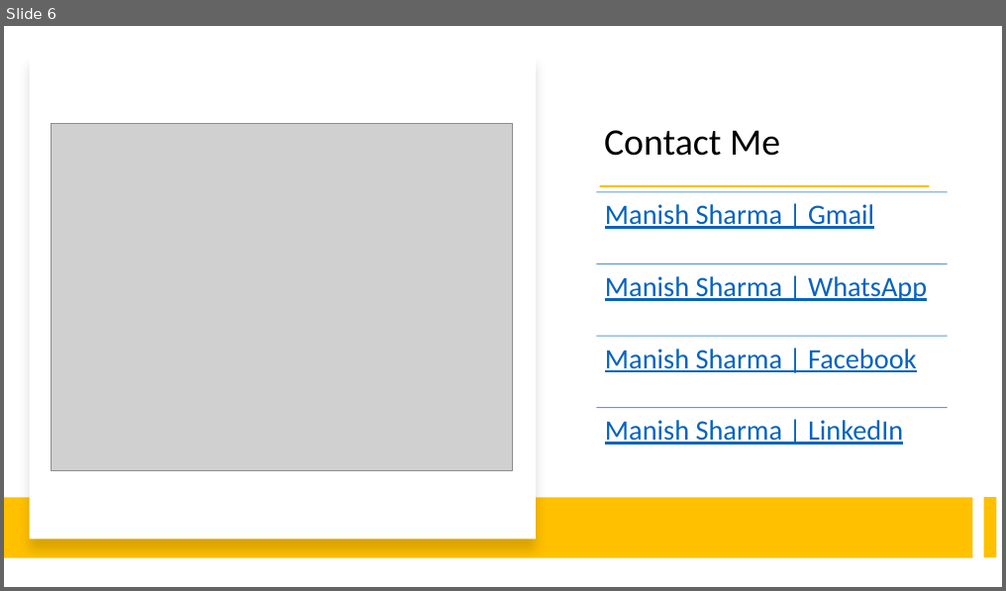
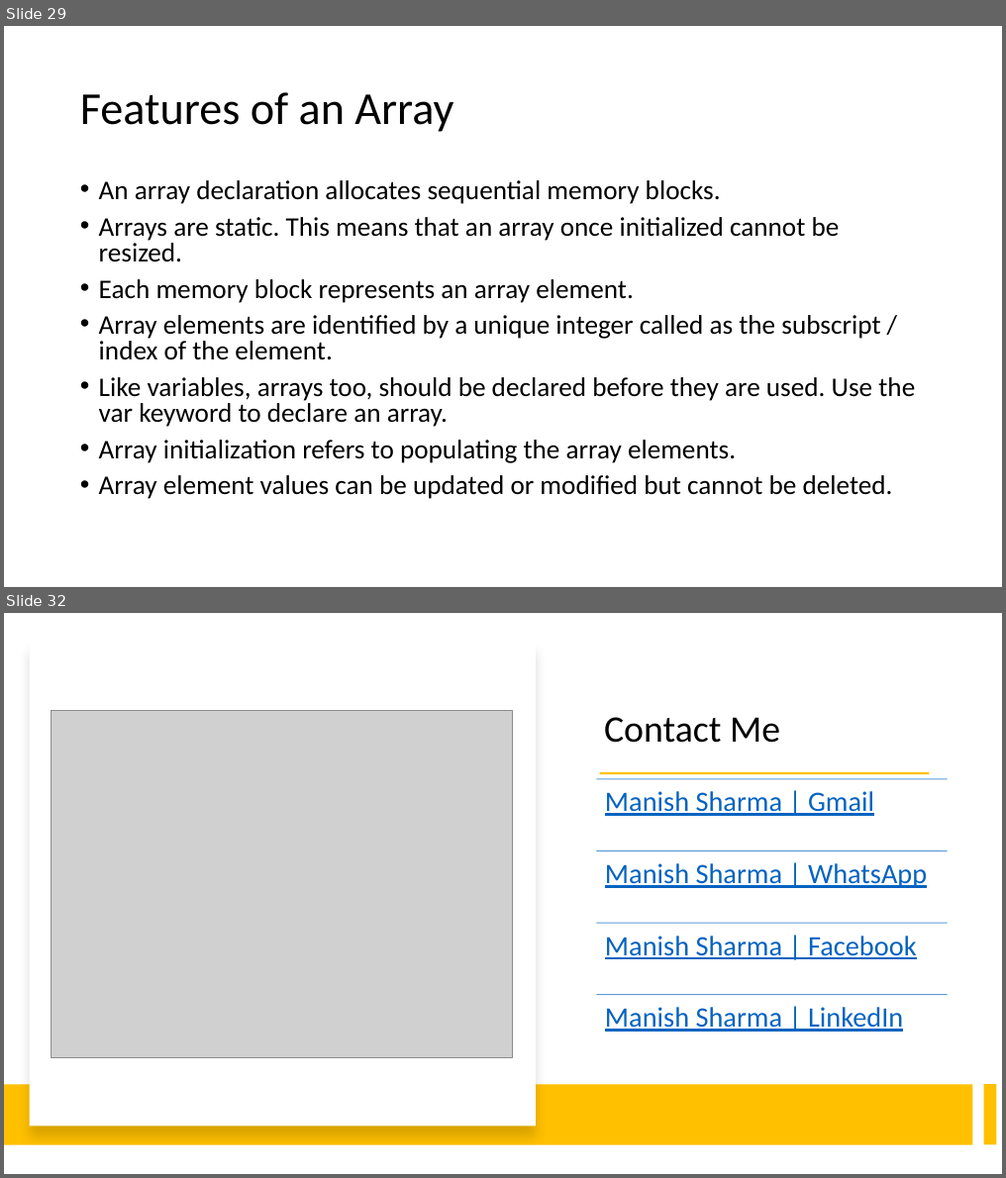
Before and after one commit to manishvbn/TypeScript_Jun22, a slide deck: Notes/TypeScript.pptx. Shown one above the other, each under a label of ours: slide 6 before the commit, slides 29 and 32 after it; the slides between them are not shown. The pictures are 1006x591 and 1006x1178 pixels, drawn with LibreOffice and Linux fonts; fonts in the diff are those of the drawing; grey boxes stand for pictures. Boxes give left, top, right and bottom in pixels: in the first picture for what was removed or moved away, otherwise in the second. Text is boxed around its words. In the diff, an @@ line names an element or a change of style, - is before the commit and + after.

```diff
--- a/Notes/TypeScript.pptx
+++ b/Notes/TypeScript.pptx
@@ slide 29 added at [4, 26, 1002, 587], background #FFFFFF @@
@@ title added at [80, 92, 453, 132], 44 pt, text #000000 @@
+Features of an Array
@@ text added at [99, 180, 915, 499], 25.9 pt, text #000000 @@
+• An array declaration allocates sequential memory blocks.
+• Arrays are static. This means that an array once initialized cannot be resized.
+• Each memory block represents an array element.
+• Array elements are identified by a unique integer called as the subscript / index of the element.
+• Like variables, arrays too, should be declared before they are used. Use the var keyword to declare an array.
+• Array initialization refers to populating the array elements.
+• Array element values can be updated or modified but cannot be deleted.
@@ what was slide 6 is now slide 32 @@
```
Also in this commit, not shown: 25 other slides added.
